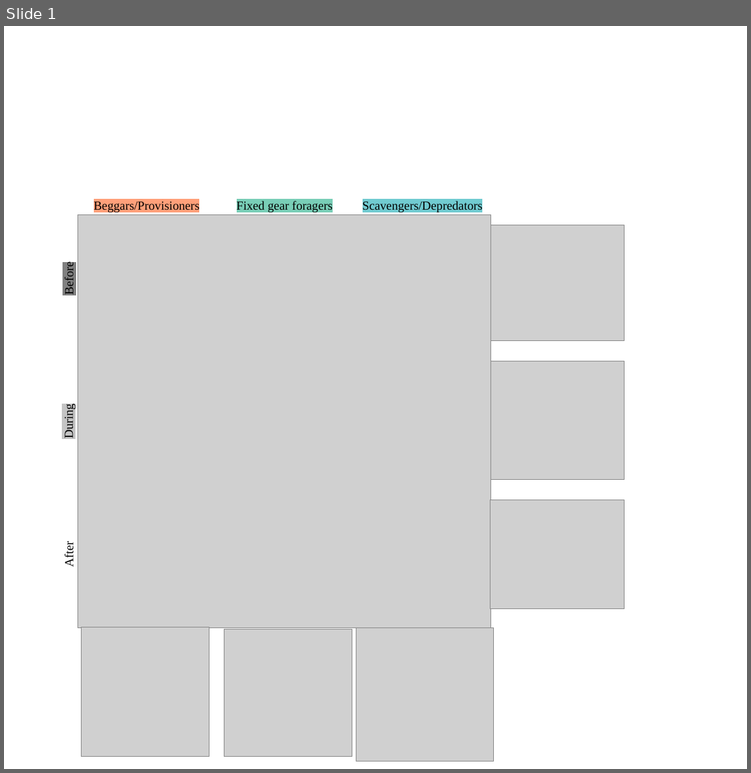
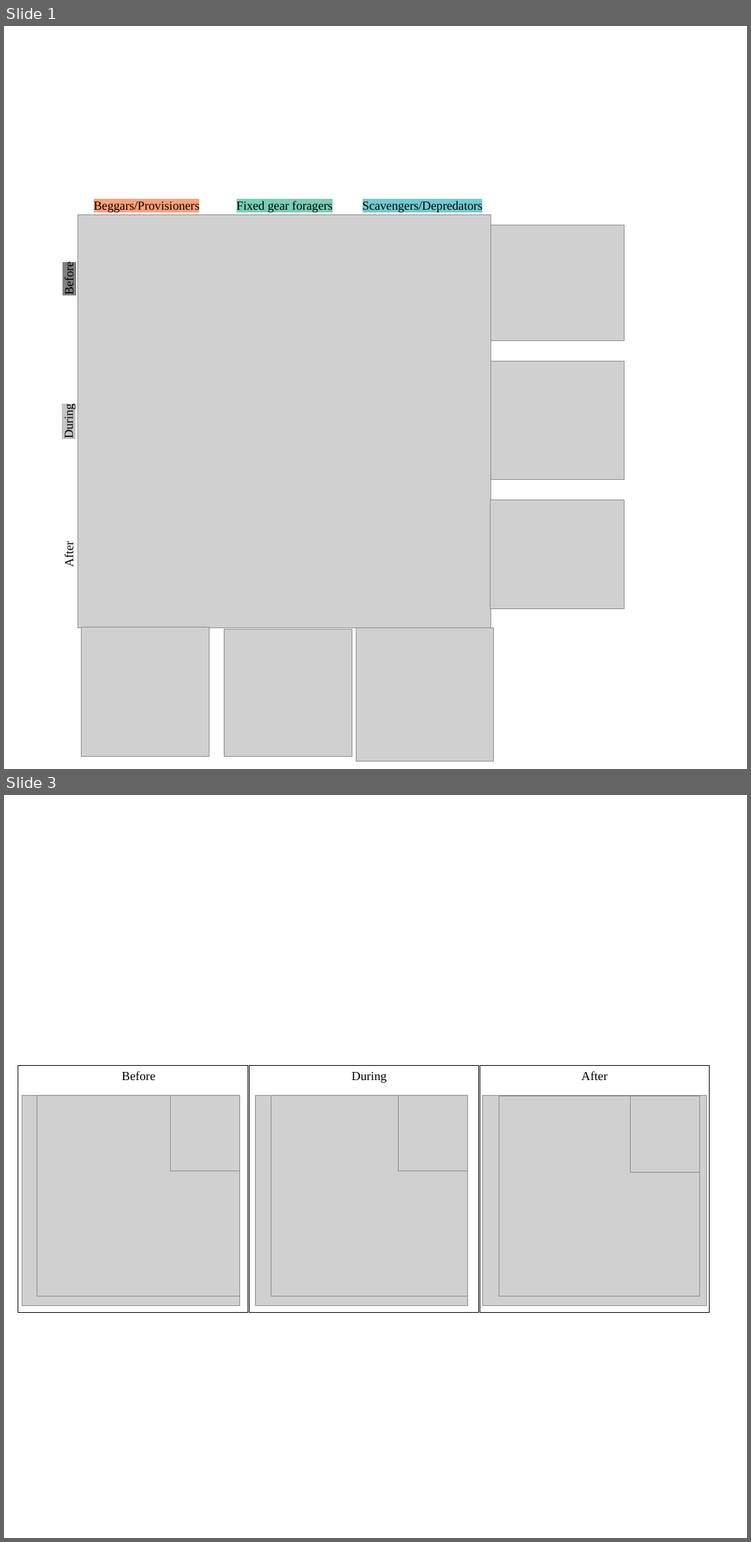
Before and after one commit to bankheak/Dolphins, a slide deck: figs/networks.pptx. Shown one above the other, each under a label of ours: slide 1 before the commit, slides 1 and 3 after it; the slides between them are not shown. The pictures are 751x773 and 751x1542 pixels, drawn with LibreOffice and Linux fonts; fonts in the diff are those of the drawing; grey boxes stand for pictures. Boxes give left, top, right and bottom in pixels: in the first picture for what was removed or moved away, otherwise in the second. Text is boxed around its words. In the diff, an @@ line names an element or a change of style, - is before the commit and + after.

```diff
--- a/figs/networks.pptx
+++ b/figs/networks.pptx
@@ slide 3 added at (4, 795, 747, 1538), background #FFFFFF @@
@@ group added at (18, 1065, 709, 1312): 9 pictures, 3 rectangles, 3 texts @@
+Before
+During
+After
```
Also in this commit, not shown: 1 slide changed, 24 other files.
